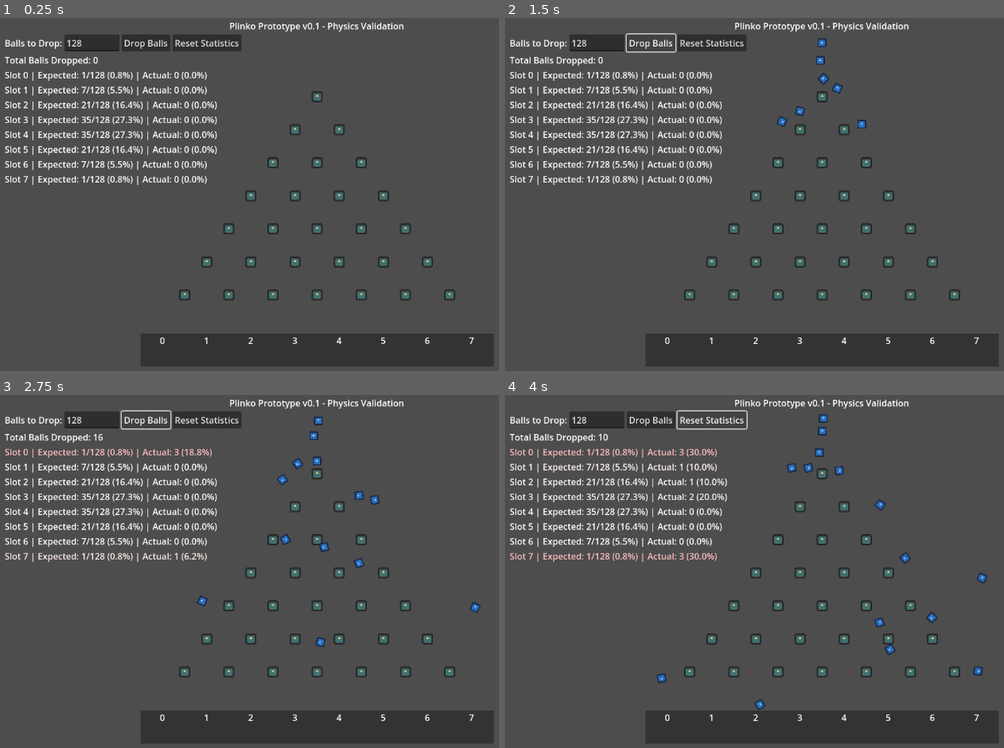
Above: before the commit, frames 1-4 (two rows, left to right).
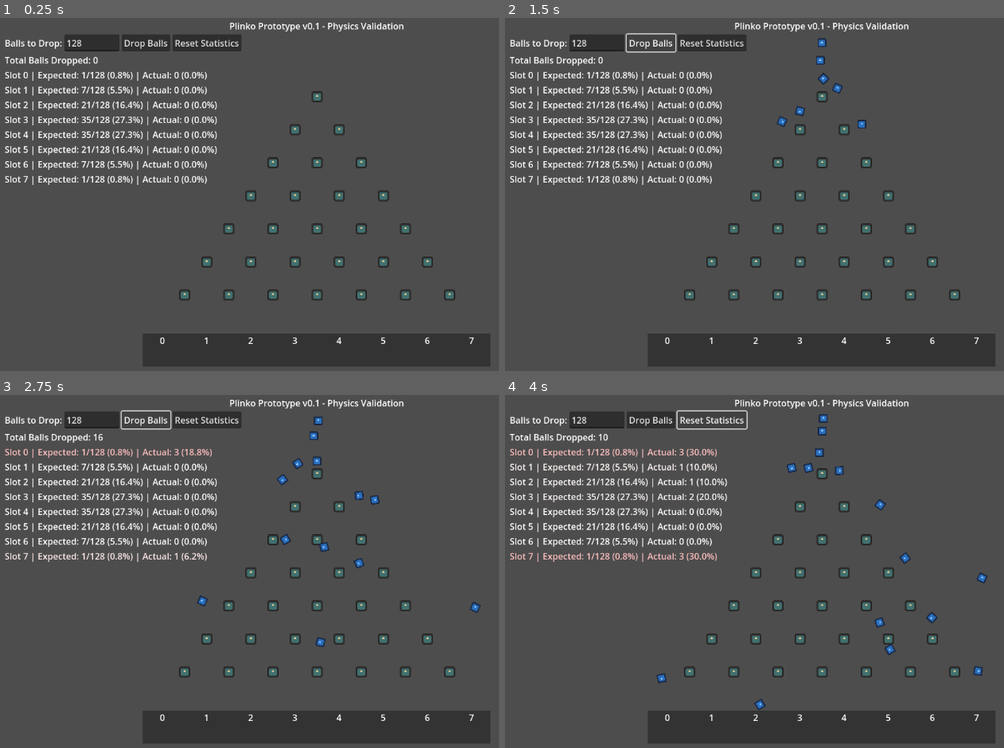
Above: after the commit, the same moments.

Repository: ifreuds/project_plinko
Game: Godot game, scene res://main.tscn
Same seed, same stepped clock (60 frames per second), same inputs: the game is played once before the commit and once after it. The engine's default icon, where the game draws it, is replaced by a stand-in: a white triangle on a blue panel in a dark square.
Inputs:
- Up to frame 1 (0.25 s): no input
- Up to frame 2 (1.5 s): click "Drop Balls" at 0.5 s; click "Drop Balls" at 1.25 s
- Up to frame 3 (2.75 s): click "Drop Balls" at 2 s
- Up to frame 4 (4 s): click "Reset Statistics" at 2.75 s

The runs differ from the first frame. In frame 1, less than 0.1% of the frame differs, in the area x 28-99%, y 89-99%; in frame 2, less than 0.1%; in frame 3, less than 0.1%; in frame 4, less than 0.1%.

Commit message:
Add visible walls with ColorRect
Added dark gray ColorRect nodes to walls so they are visible

🤖 Generated with [Claude Code](https://claude.com/claude-code)

Co-Authored-By: Claude <noreply@anthropic.com>

Diff:
--- a/main.tscn
+++ b/main.tscn
@@ -147,11 +147,25 @@
 [node name="CollisionShape2D" type="CollisionShape2D" parent="LeftWall"]
 shape = SubResource("RectangleShape2D_wall")
 
+[node name="ColorRect" type="ColorRect" parent="LeftWall"]
+offset_left = -10.0
+offset_top = -350.0
+offset_right = 10.0
+offset_bottom = 350.0
+color = Color(0.3, 0.3, 0.3, 1)
+
 [node name="RightWall" type="StaticBody2D" parent="."]
 position = Vector2(900, 300)
 
 [node name="CollisionShape2D" type="CollisionShape2D" parent="RightWall"]
 shape = SubResource("RectangleShape2D_wall2")
+
+[node name="ColorRect" type="ColorRect" parent="RightWall"]
+offset_left = -10.0
+offset_top = -350.0
+offset_right = 10.0
+offset_bottom = 350.0
+color = Color(0.3, 0.3, 0.3, 1)
 
 [node name="UI" type="CanvasLayer" parent="."]
 script = ExtResource("4_ui")
